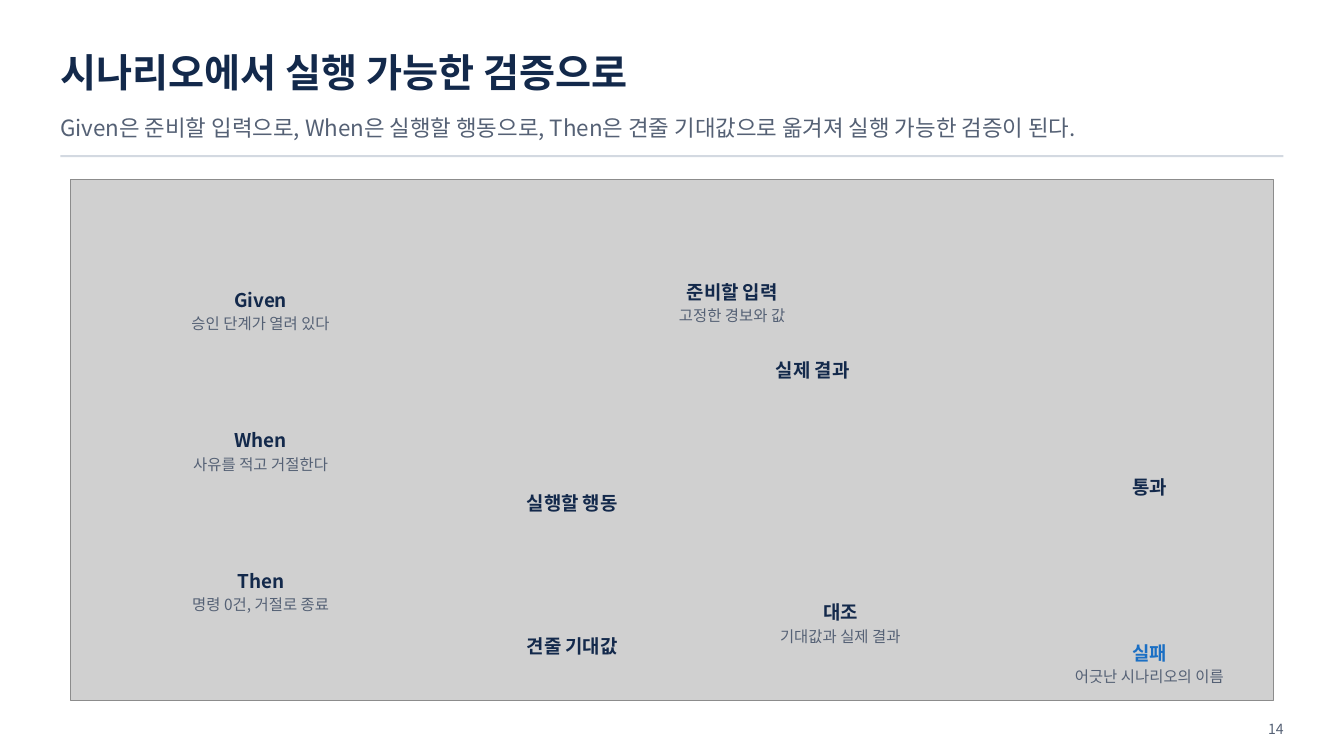
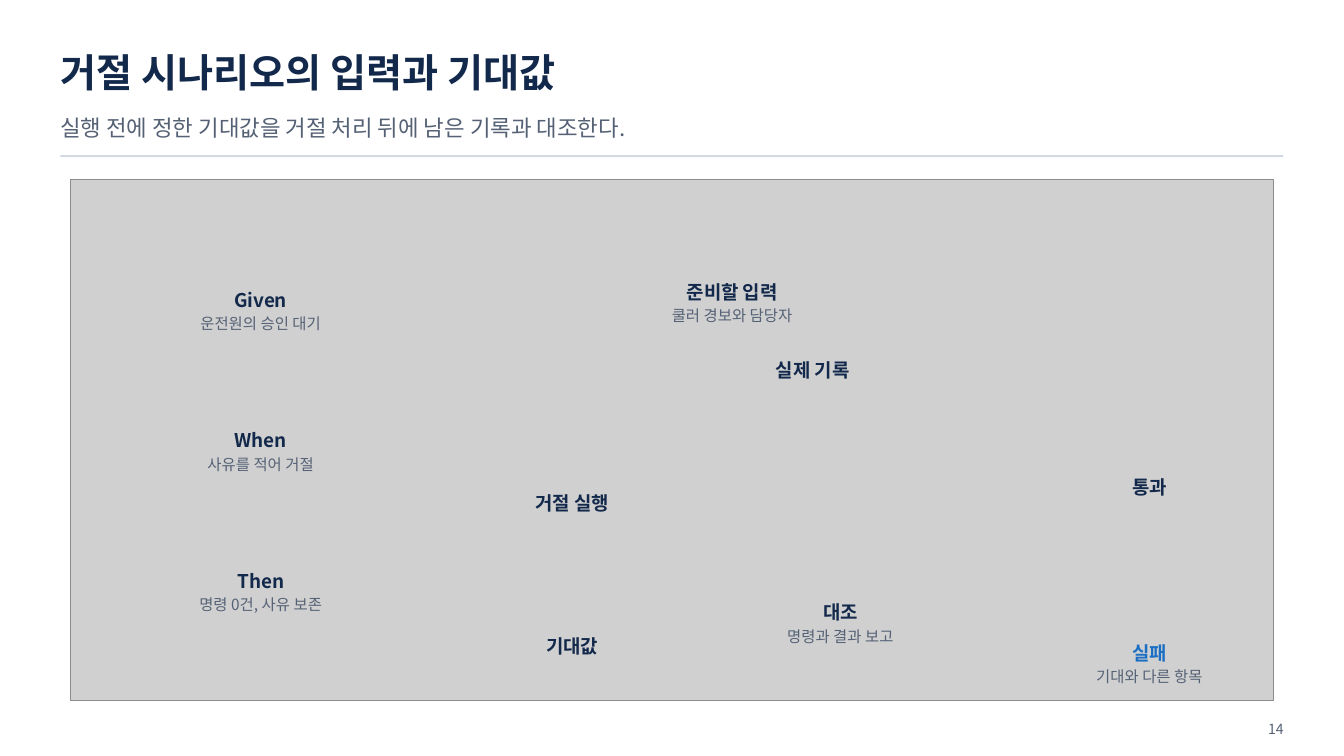
Before and after one commit to uengine-oss/hyd-iot-edu, a slide deck: slide 14 of workspace/강의제작/산출물/통합반/이론/08회차/통합반_08일차.pptx. Drawn at 1344x756 pixels with LibreOffice and Linux fonts; fonts in the diff are those of the drawing; grey boxes stand for pictures. Boxes give left, top, right and bottom in pixels: in the first picture for what was removed or moved away, otherwise in the second. Text is boxed around its words. In the diff, an @@ line names an element or a change of style, - is before the commit and + after.

Commit message:
통합반 8회차 13~23장 현재 시험에 맞춘 덱과 대본을 검토 중 상태로 보존

```diff
--- a/workspace/강의제작/산출물/통합반/이론/08회차/통합반_08일차.pptx
+++ b/workspace/강의제작/산출물/통합반/이론/08회차/통합반_08일차.pptx
@@ text at bbox=[60, 54, 555, 91]: text changed @@
-시나리오에서 실행 가능한 검증으로
+거절 시나리오의 입력과 기대값
@@ text at bbox=[60, 117, 626, 138]: text changed @@
-Given은 준비할 입력으로, When은 실행할 행동으로, Then은 견줄 기대값으로 옮겨져 실행 가능한 검증이 된다.
+실행 전에 정한 기대값을 거절 처리 뒤에 남은 기록과 대조한다.
@@ text at bbox=[200, 316, 320, 330]: text changed @@
-승인 단계가 열려 있다
+운전원의 승인 대기
@@ text at bbox=[672, 308, 793, 322]: text changed @@
-고정한 경보와 값
+쿨러 경보와 담당자
@@ text at bbox=[776, 361, 850, 379]: text changed @@
-실제 결과
+실제 기록
@@ text at bbox=[207, 457, 313, 471]: text changed @@
-사유를 적고 거절한다
+사유를 적어 거절
@@ text at bbox=[535, 494, 609, 512]: text changed @@
-실행할 행동
+거절 실행
@@ text at bbox=[199, 597, 322, 613]: text changed @@
-명령 0건, 거절로 종료
+명령 0건, 사유 보존
@@ text at bbox=[787, 629, 893, 643]: text changed @@
-기대값과 실제 결과
+명령과 결과 보고
@@ text at bbox=[546, 637, 598, 655]: text changed @@
-견줄 기대값
+기대값
@@ text at bbox=[1096, 669, 1202, 683]: text changed @@
-어긋난 시나리오의 이름
+기대와 다른 항목
```
Also in this commit, not shown: 7 other slides changed, 3 slides added, 3 slides removed, 5 other files.
